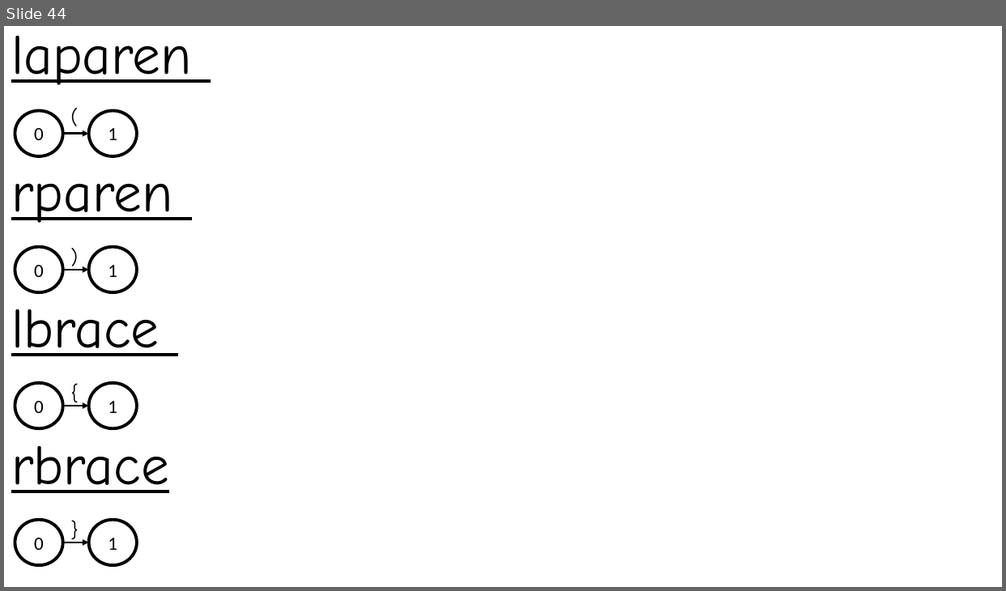
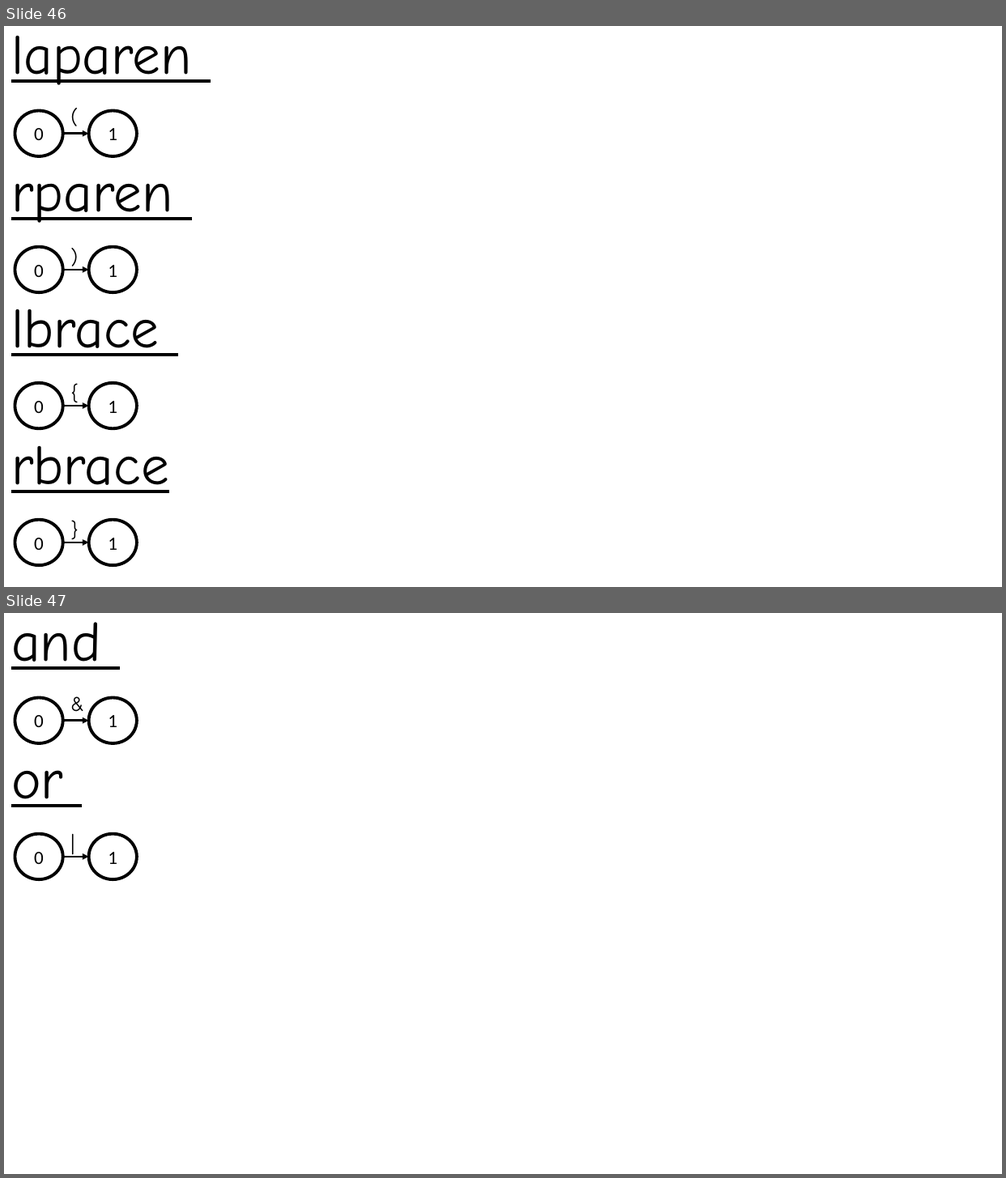
Before and after one commit to Absy-Serendipity/compiler, a slide deck: regular expression/NFA_DFA.pptx. Shown one above the other, each under a label of ours: slide 44 before the commit, slides 46 and 47 after it. The pictures are 1006x591 and 1006x1178 pixels, drawn with LibreOffice and Linux fonts; fonts in the diff are those of the drawing. Boxes give left, top, right and bottom in pixels: in the first picture for what was removed or moved away, otherwise in the second. Text is boxed around its words. In the diff, an @@ line names an element or a change of style, - is before the commit and + after.

```diff
--- a/regular expression/NFA_DFA.pptx
+++ b/regular expression/NFA_DFA.pptx
@@ slide 47 added at bbox=[4, 613, 1002, 1174], background #FFFFFF @@
@@ title added at bbox=[11, 622, 101, 670], 54 pt, text #000000, underline @@
+and
@@ ellipse added at bbox=[15, 697, 63, 743], outline #000000 3 pt, 18 pt, text #000000 @@
+0
@@ text added at bbox=[63, 690, 104, 742], 20 pt, text #000000 @@
+&
@@ ellipse added at bbox=[88, 697, 137, 743], outline #000000 3 pt, 18 pt, text #000000 @@
+1
@@ arrow added from (63, 721) to (88, 721), #000000 2 pt @@
@@ text added at bbox=[11, 770, 63, 807], 54 pt, text #000000, underline @@
+or
@@ text added at bbox=[63, 829, 104, 881], 20 pt, text #000000 @@
+|
@@ ellipse added at bbox=[15, 834, 63, 879], outline #000000 3 pt, 18 pt, text #000000 @@
+0
@@ ellipse added at bbox=[88, 834, 137, 879], outline #000000 3 pt, 18 pt, text #000000 @@
+1
@@ arrow added from (63, 857) to (88, 857), #000000 2 pt @@
@@ what was slide 44 is now slide 46 @@
```
Also in this commit, not shown: 2 slides changed, 7 other slides added, 29 other files.
